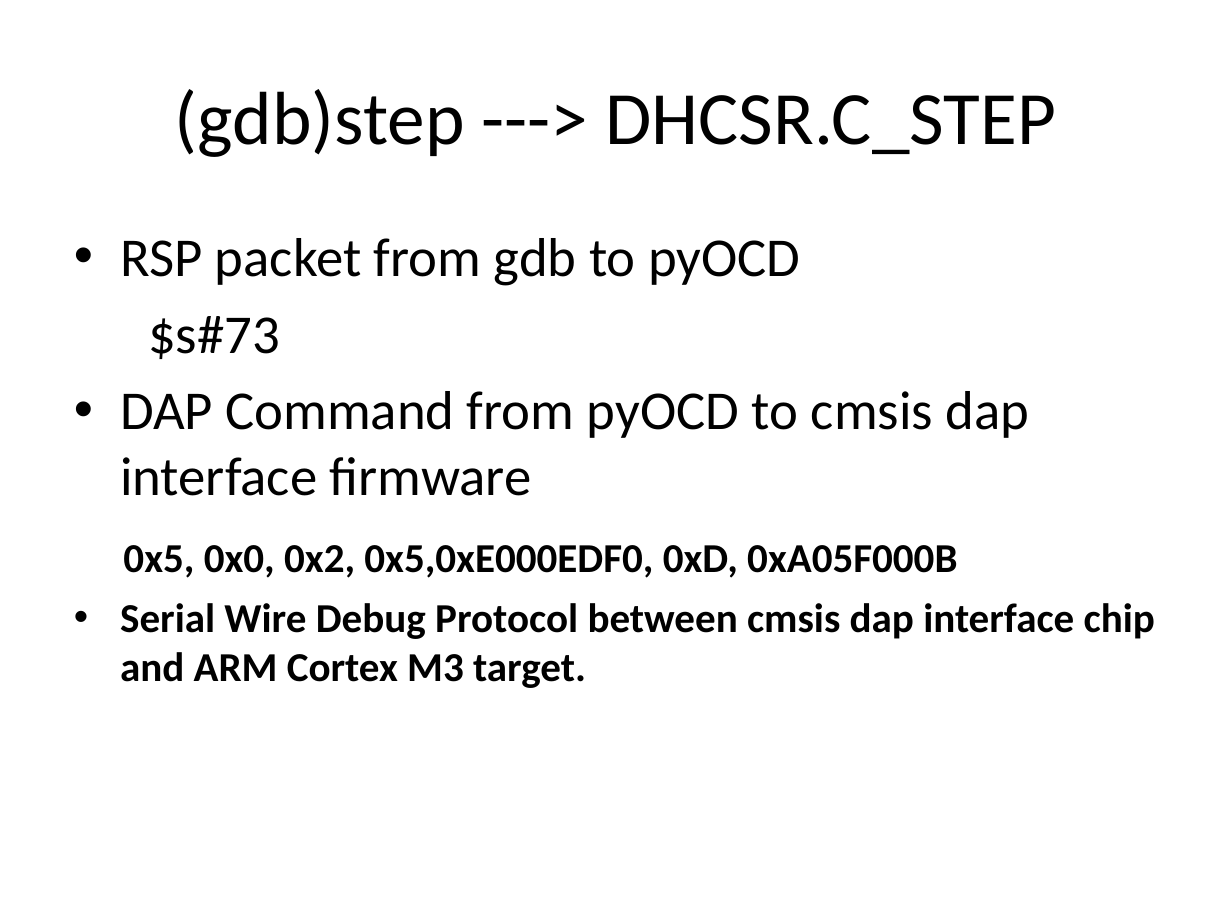
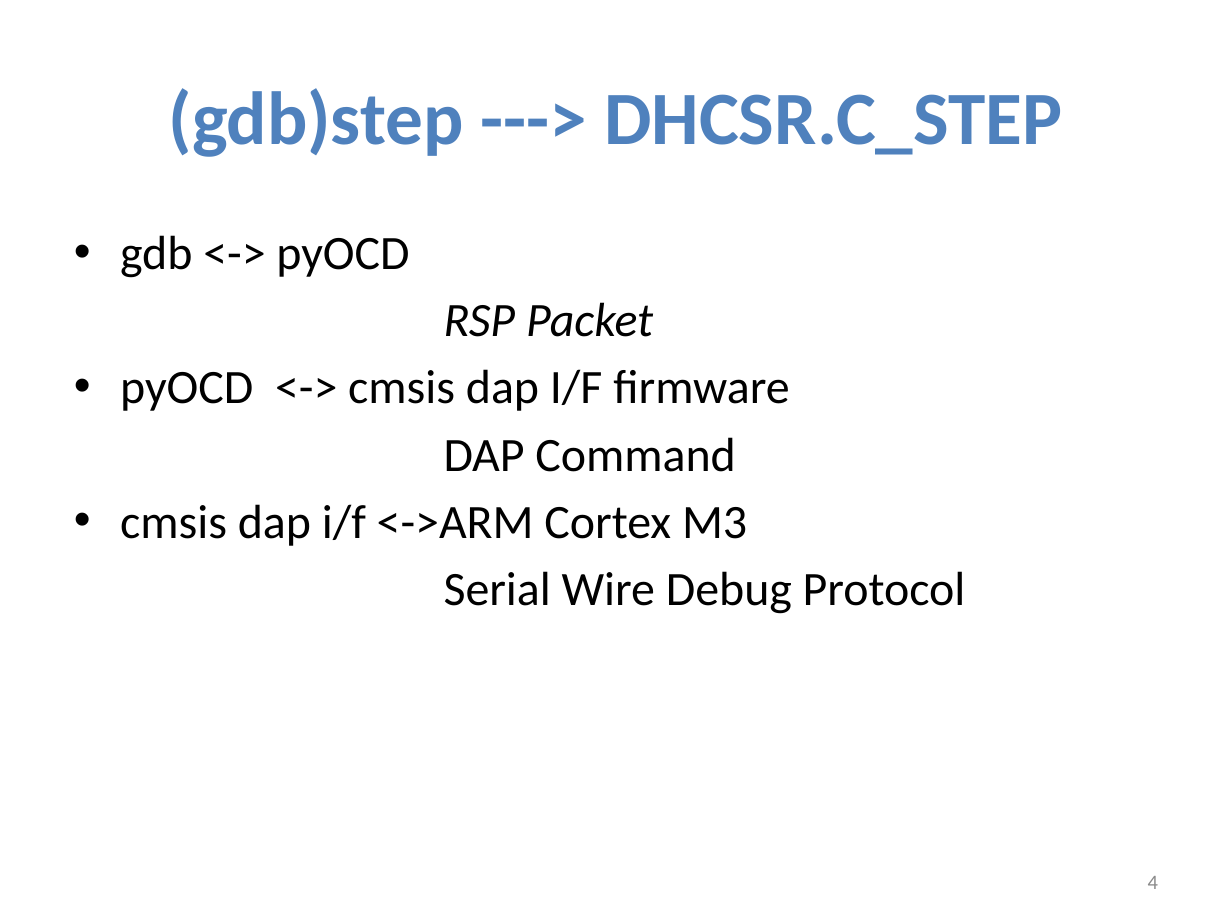
Before and after one commit to kripa15/EmbFW_HW, a slide deck: slide 4 of ThesisReport/StepCommand_ReportPresentation.pptx (slide 2 before the commit). Drawn at 1232x924 pixels with LibreOffice and Linux fonts; fonts in the diff are those of the drawing. Boxes give left, top, right and bottom in pixels: in the first picture for what was removed or moved away, otherwise in the second. Text is boxed around its words. In the diff, an @@ line names an element or a change of style, - is before the commit and + after.

```diff
--- a/ThesisReport/StepCommand_ReportPresentation.pptx
+++ b/ThesisReport/StepCommand_ReportPresentation.pptx
@@ title "(gdb)step ---> DHCSR.C_STEP" at (168, 88, 1062, 157): text colour #000000 to #4F81BD, bold on @@
@@ text at (120, 235, 966, 614): text changed; size 24 to 28 pt; bold off @@
-• RSP packet from gdb to pyOCD
-$s#73
-• DAP Command from pyOCD to cmsis dap interface firmware
-0x5, 0x0, 0x2, 0x5,0xE000EDF0, 0xD, 0xA05F000B
-• Serial Wire Debug Protocol between cmsis dap interface chip and ARM Cortex M3 target.
+• gdb <-> pyOCD
+RSP Packet
+• pyOCD <-> cmsis dap I/F firmware
+DAP Command
+• cmsis dap i/f <->ARM Cortex M3
+Serial Wire Debug Protocol
@@ page number added at (1148, 876, 1158, 889), 12 pt, text #8C8C8C @@
+4
```
Also in this commit, not shown: 10 other slides changed, 11 slides added, 6 slides removed.
